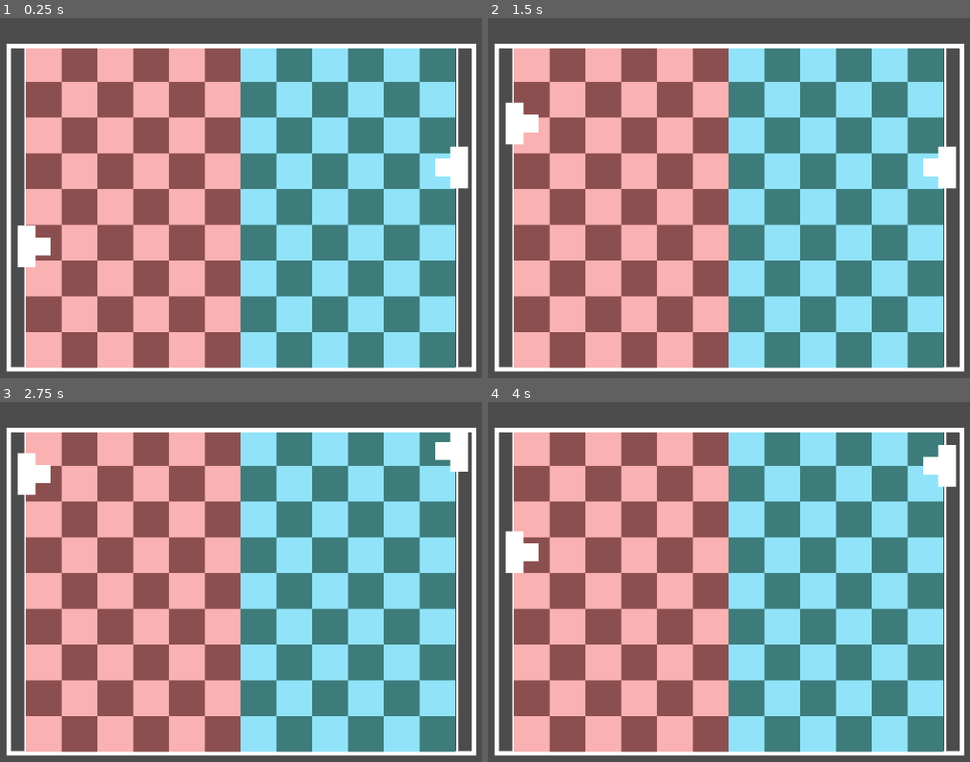
Above: before the commit, frames 1-4 (two rows, left to right).
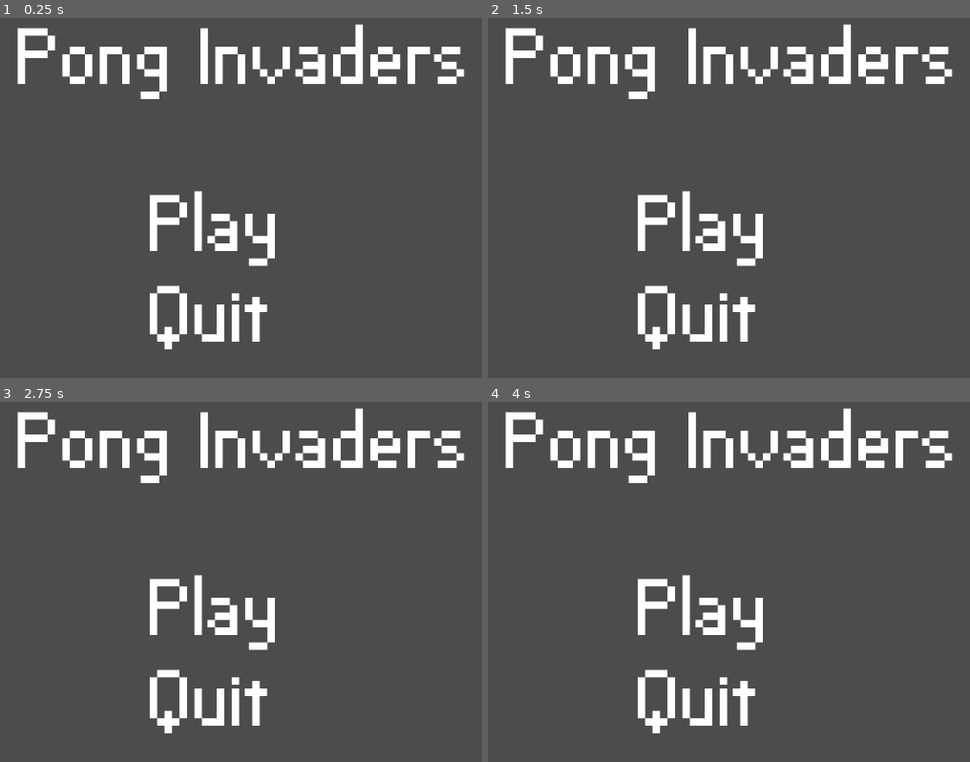
Above: after the commit, the same moments.

Repository: Raelr/dd-pong-invaders
Game: Godot game, scene res://scenes/Main.tscn
The game is run twice, just before and just after one commit, with the same random seed, the same clock (stepped at 60 frames per second) and the same inputs.
Inputs (mouse positions are in pixels of both pictures, inside the frame that each line leads up to):
- Up to frame 1 (0.25 s): no input
- Up to frame 2 (1.5 s): tap Enter at 0.5 s; move the mouse to (892, 187) at 0.52 s; hold W 0.53-1.28 s; click (892, 187) at 0.6 s; move the mouse to (574, 234) at 1.27 s; hold S from 1.28 s (still down); click (574, 234) at 1.35 s
- Up to frame 3 (2.75 s): move the mouse to (313, 495) at 2.02 s; release S at 2.03 s; hold W from 2.03 s (still down); hold I from 2.03 s (still down); click (313, 495) at 2.3 s
- Up to frame 4 (4 s): move the mouse to (685, 682) at 2.77 s; release I at 2.78 s; tap K at 2.85 s; click (685, 682) at 3.05 s; tap Space at 3.5 s; move the mouse to (955, 661) at 3.52 s; release W at 3.53 s; hold S from 3.53 s (still down); click (955, 661) at 3.6 s

The runs differ from the first frame. In frame 1, 85% of the frame differs, in the area x 1-99%, y 1-99%; in frame 2, 85%; in frame 3, 85%; in frame 4, 85%.

Commit message:
Added main menu configuration

Diff:
--- a/scenes/Button.tscn
+++ b/scenes/Button.tscn
@@ -27,3 +27,5 @@
 "_edit_use_anchors_": false
 }
 [connection signal="input_event" from="." to="." method="_on_Area2D_input_event"]
+[connection signal="mouse_entered" from="." to="." method="_on_Button_mouse_entered"]
+[connection signal="mouse_exited" from="." to="." method="_on_Button_mouse_exited"]
--- a/scenes/Main.tscn
+++ b/scenes/Main.tscn
@@ -8,21 +8,23 @@
 [node name="Main" type="Node2D"]
 
 [node name="Arena" parent="." instance=ExtResource( 1 )]
+visible = false
 position = Vector2( 516.893, 297.052 )
 
 [node name="MainMenu" parent="." instance=ExtResource( 4 )]
-visible = false
-margin_left = 354.279
-margin_top = 160.259
-margin_right = 354.279
-margin_bottom = 160.259
+margin_left = 211.674
+margin_top = 13.8666
+margin_right = 211.674
+margin_bottom = 13.8666
 
 [node name="PlayerOne" parent="." instance=ExtResource( 2 )]
-position = Vector2( 238.875, 348.948 )
+visible = false
+position = Vector2( 238.875, 483.948 )
 is_player_one = true
 
 [node name="PlayerTwo" parent="." instance=ExtResource( 2 )]
-position = Vector2( 799.479, 242.948 )
+visible = false
+position = Vector2( 799.479, 202.948 )
 texture = ExtResource( 3 )
 is_player_two = true
 update = true
--- a/scenes/MainMenu.tscn
+++ b/scenes/MainMenu.tscn
@@ -22,10 +22,9 @@
 }
 
 [node name="Title" type="Label" parent="."]
-margin_top = -0.706177
+margin_top = 1.608
 margin_right = 606.0
-margin_bottom = 144.294
-rect_scale = Vector2( 0.568447, 0.568447 )
+margin_bottom = 146.608
 custom_fonts/font = SubResource( 1 )
 text = "Pong Invaders"
 __meta__ = {
@@ -33,12 +32,10 @@
 }
 
 [node name="PlayButton" parent="." instance=ExtResource( 2 )]
-position = Vector2( 155.765, 154.81 )
-scale = Vector2( 0.528957, 0.528957 )
+position = Vector2( 266.846, 311.018 )
 button_text = "Play"
 update = true
 
 [node name="QuitButton" parent="." instance=ExtResource( 2 )]
-position = Vector2( 155.765, 229.046 )
-scale = Vector2( 0.528957, 0.528957 )
+position = Vector2( 266.846, 432.695 )
 button_text = "Quit"
--- a/scripts/Button.gd
+++ b/scripts/Button.gd
@@ -1,5 +1,7 @@
 tool
 extends Area2D
+
+signal on_press
 
 export (String) var button_text
 export (bool) var update
@@ -11,7 +13,7 @@
 	if event is InputEventMouseButton:
 		if event.pressed:
 			if Input.is_action_just_pressed("lmb"):
-				print("pressed" + button_text)
+				emit_signal("on_press")
 
 func update_label():
 	$ButtonLabel.text = button_text
@@ -20,3 +22,13 @@
 	if update:
 		if Engine.editor_hint:
 			update_label()
+
+
+func _on_Button_mouse_entered():
+	$ButtonLabel.modulate = Color(0.0, 0.0, 0.0, 1.0)
+
+
+
+
+func _on_Button_mouse_exited():
+	$ButtonLabel.modulate = Color(1.0,1.0,1.0,1.0)
--- a/scripts/MainMenu.gd
+++ b/scripts/MainMenu.gd
@@ -3,4 +3,10 @@
 export (NodePath) var game_scene
 
 func _ready():
-	pass
+	$PlayButton.connect("on_press", self, "start_game")
+
+func start_game():
+	get_parent().get_node("Arena").visible = true
+	get_parent().get_node("PlayerOne").visible = true
+	get_parent().get_node("PlayerTwo").visible = true
+	visible = false
